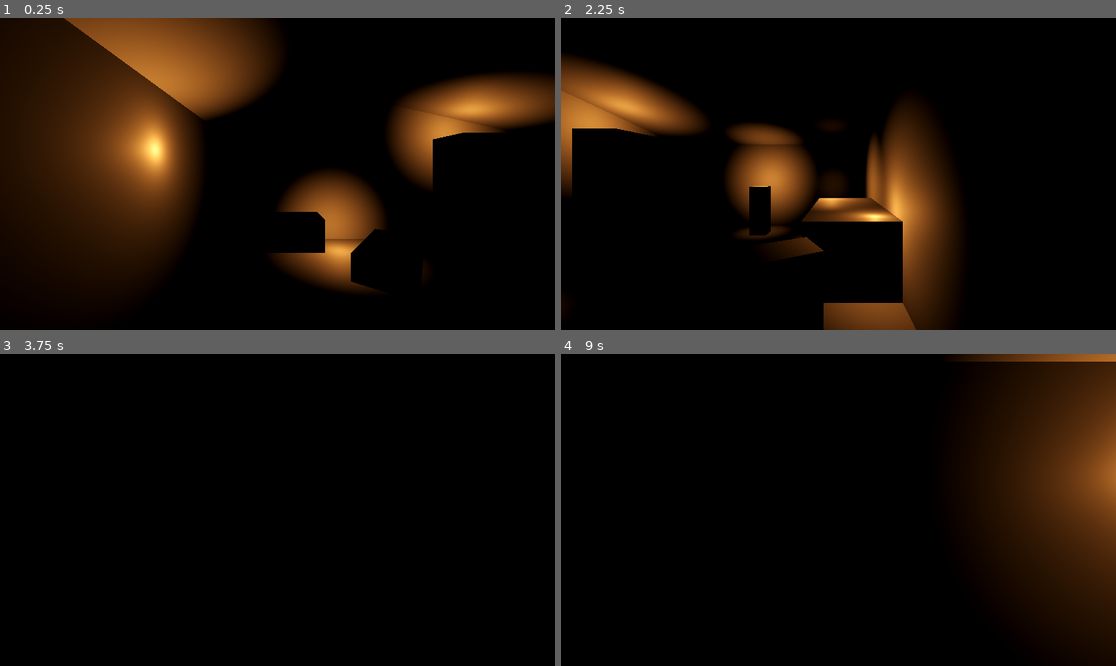
Above: before the commit, frames 1-4 (two rows, left to right).
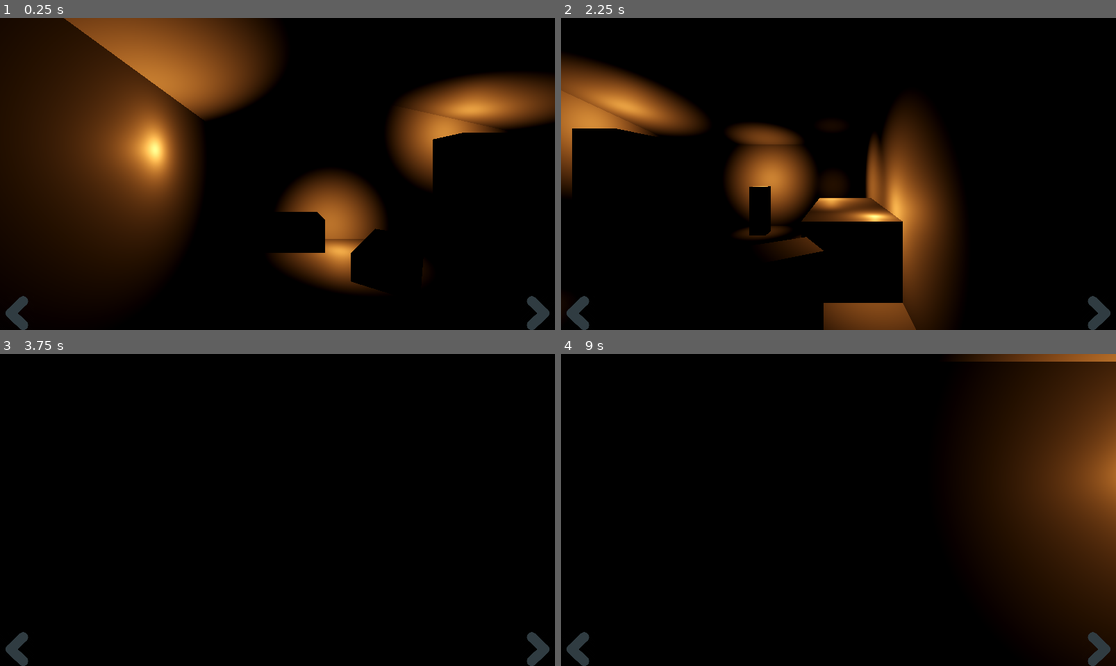
Above: after the commit, the same moments.

Repository: DeepRestGames/shadow-and-alchemy
Game: Godot game, scene res://Scenes/MainScene_Prototype01.tscn
The game is run twice, just before and just after one commit, with the same random seed, the same clock (stepped at 60 frames per second) and the same inputs.
Inputs (mouse positions are in pixels of both pictures, inside the frame that each line leads up to):
- Up to frame 1 (0.25 s): no input
- Up to frame 2 (2.25 s): click (577, 314) at 0.52 s; click (1099, 314) at 1.27 s; tap Enter at 2 s; move the mouse to (960, 158) at 2.02 s; hold D (turn_right) from 2.03 s (still down); click (960, 158) at 2.1 s
- Up to frame 3 (3.75 s): tap Space at 2.75 s; move the mouse to (166, 525) at 2.77 s; release D (turn_right) at 2.78 s; hold S (move_backward) 2.78-3.53 s; click (166, 525) at 2.85 s; tap Enter at 3.5 s; move the mouse to (333, 441) at 3.52 s; hold D (turn_right) from 3.53 s (still down); click (333, 441) at 3.6 s
- Up to frame 4 (9 s): tap Space at 4.25, 5.75 s; move the mouse to (810, 572) at 4.27 s; release D (turn_right) at 4.28 s; hold W (move_forward) 4.28-5.03 s; click (810, 572) at 4.35 s; tap Enter at 5 s; move the mouse to (1005, 556) at 5.02 s; hold A (turn_left) 5.03-6.53 s; click (1005, 556) at 5.1 s; move the mouse to (672, 463) at 5.77 s; click (672, 463) at 5.85 s; move the mouse to (866, 510) at 6.52 s; hold S (move_backward) 6.53-7.28 s; click (866, 510) at 6.6 s; move the mouse to (755, 432) at 7.27 s; hold D (turn_right) 7.28-8.03 s; click (755, 432) at 7.35 s; move the mouse to (960, 494) at 8.02 s; hold W (move_forward) 8.03-8.78 s; click (960, 494) at 8.1 s; move the mouse to (727, 525) at 8.77 s; hold D (turn_right) from 8.78 s (still down); click (727, 525) at 8.85 s

The runs differ from the first frame. In frame 1, 0.5% of the frame differs, in the area x 1-99%, y 89-100%; in frame 2, 0.5%; in frame 3, 0.5%; in frame 4, 0.5%.

Commit message:
Inventory System, HUD and inventory items as resources

Diff:
--- /dev/null
+++ b/Resources/InventoryItems/SaltBottle.tres
@@ -0,0 +1,9 @@
+[gd_resource type="Resource" script_class="InventoryItem" load_steps=3 format=3 uid="uid://cuiafakro6su"]
+
+[ext_resource type="Script" path="res://Scripts/InventorySystem/InventoryItemData.gd" id="1_wtm4s"]
+[ext_resource type="Texture2D" uid="uid://bole8v4e0270l" path="res://Icons/InventoryItemPlaceholder.png" id="1_x56p5"]
+
+[resource]
+script = ExtResource("1_wtm4s")
+item_name = "Salt Bottle"
+item_icon = ExtResource("1_x56p5")
--- a/Scenes/InteractionSystem/InteractionSystemTest.tscn
+++ b/Scenes/InteractionSystem/InteractionSystemTest.tscn
@@ -1,9 +1,10 @@
-[gd_scene load_steps=11 format=3 uid="uid://u041ieqpou71"]
+[gd_scene load_steps=12 format=3 uid="uid://u041ieqpou71"]
 
 [ext_resource type="Script" path="res://Scripts/InteractionSystem/Prop_Interaction.gd" id="1_38v8p"]
-[ext_resource type="Script" path="res://Scripts/InteractionSystem/InteractionSystem.gd" id="1_bm1sk"]
 [ext_resource type="Script" path="res://Scripts/InteractionSystem/Prop_Pickup.gd" id="2_6qrrl"]
 [ext_resource type="Script" path="res://Scripts/InteractionSystem/Prop_Focus.gd" id="3_rrgj2"]
+[ext_resource type="Resource" uid="uid://cuiafakro6su" path="res://Resources/InventoryItems/SaltBottle.tres" id="4_q26nq"]
+[ext_resource type="PackedScene" uid="uid://d1ngk84wlraoa" path="res://Scenes/Player.tscn" id="5_ggtcx"]
 
 [sub_resource type="ProceduralSkyMaterial" id="ProceduralSkyMaterial_0fie3"]
 sky_top_color = Color(0, 0, 0, 1)
@@ -72,8 +73,6 @@
 height = 0.3
 material = SubResource("StandardMaterial3D_gk8mo")
 script = ExtResource("2_6qrrl")
+inventory_item_data = ExtResource("4_q26nq")
 
-[node name="Player" type="Node3D" parent="."]
-
-[node name="InteractionSystem" type="Node3D" parent="Player"]
-script = ExtResource("1_bm1sk")
+[node name="Player" parent="." instance=ExtResource("5_ggtcx")]
--- /dev/null
+++ b/Scenes/InventorySystem/InventoryItemUI.tscn
@@ -0,0 +1,11 @@
+[gd_scene load_steps=2 format=3 uid="uid://clbeqqp2w6elr"]
+
+[ext_resource type="Script" path="res://Scripts/InventorySystem/InventoryItemUI.gd" id="1_nxoxs"]
+
+[node name="InventoryItemUI" type="TextureRect"]
+anchors_preset = 15
+anchor_right = 1.0
+anchor_bottom = 1.0
+grow_horizontal = 2
+grow_vertical = 2
+script = ExtResource("1_nxoxs")
--- a/Scenes/Player.tscn
+++ b/Scenes/Player.tscn
@@ -1,9 +1,66 @@
-[gd_scene load_steps=2 format=3 uid="uid://d1ngk84wlraoa"]
+[gd_scene load_steps=5 format=3 uid="uid://d1ngk84wlraoa"]
 
 [ext_resource type="Script" path="res://Scripts/Player.gd" id="1_h2fim"]
+[ext_resource type="Script" path="res://Scripts/InventorySystem/InventoryUI.gd" id="2_l70ck"]
+[ext_resource type="Texture2D" uid="uid://c777f04304wm4" path="res://Icons/ui_interface_user_user_interface_navigate_arrow_left-512-595134033.png" id="3_yjwpa"]
+[ext_resource type="Script" path="res://Scripts/InteractionSystem/InteractionSystem.gd" id="4_ek3df"]
 
 [node name="Player" type="Node3D"]
 script = ExtResource("1_h2fim")
 
+[node name="InteractionSystem" type="Node3D" parent="."]
+script = ExtResource("4_ek3df")
+
 [node name="Camera3D" type="Camera3D" parent="."]
 transform = Transform3D(1, 0, 0, 0, 1, 0, 0, 0, 1, 0, 0.4, 0)
+
+[node name="HUD" type="Control" parent="."]
+layout_mode = 3
+anchors_preset = 15
+anchor_right = 1.0
+anchor_bottom = 1.0
+grow_horizontal = 2
+grow_vertical = 2
+
+[node name="InventoryUI" type="Control" parent="HUD"]
+layout_mode = 1
+anchors_preset = 12
+anchor_top = 1.0
+anchor_right = 1.0
+anchor_bottom = 1.0
+offset_top = -70.0
+grow_horizontal = 2
+grow_vertical = 0
+script = ExtResource("2_l70ck")
+
+[node name="InventoryItemsCarousel" type="HBoxContainer" parent="HUD/InventoryUI"]
+layout_mode = 2
+anchor_right = 1.0
+anchor_bottom = 1.0
+offset_left = 76.0
+offset_right = -76.0
+grow_horizontal = 2
+grow_vertical = 2
+alignment = 1
+
+[node name="LeftArrow" type="TextureButton" parent="HUD/InventoryUI"]
+layout_mode = 2
+anchor_bottom = 1.0
+offset_right = 70.0
+grow_vertical = 2
+texture_normal = ExtResource("3_yjwpa")
+ignore_texture_size = true
+stretch_mode = 0
+flip_h = true
+
+[node name="RightArrow" type="TextureButton" parent="HUD/InventoryUI"]
+layout_mode = 2
+anchor_left = 1.0
+anchor_right = 1.0
+anchor_bottom = 1.0
+offset_left = -70.0
+grow_horizontal = 0
+grow_vertical = 2
+texture_normal = ExtResource("3_yjwpa")
+ignore_texture_size = true
+stretch_mode = 0
--- a/Scripts/InteractionSystem/Prop_Pickup.gd
+++ b/Scripts/InteractionSystem/Prop_Pickup.gd
@@ -1,5 +1,10 @@
 extends Prop
 
 
+@export var inventory_item_data: InventoryItemData
+
+
 func _interacted():
+	InventorySystem.add_item(inventory_item_data)
+
 	print("Item added to inventory!")
--- /dev/null
+++ b/Scripts/InventorySystem/InventoryItemData.gd
@@ -0,0 +1,5 @@
+class_name InventoryItemData
+extends Resource
+
+@export var item_name: String
+@export var item_icon: Texture2D
--- /dev/null
+++ b/Scripts/InventorySystem/InventoryItemUI.gd
@@ -0,0 +1,4 @@
+extends TextureRect
+
+
+# Handle Drag&Drop, using items, etc.
--- /dev/null
+++ b/Scripts/InventorySystem/InventorySystem.gd
@@ -0,0 +1,15 @@
+extends Node
+
+signal inventory_changed
+
+var inventory_items: Array[InventoryItemData]
+
+
+func add_item(item):
+	inventory_items.append(item)
+	inventory_changed.emit()
+
+
+func remove_item(item):
+	inventory_items.erase(item)
+	inventory_changed.emit()
--- /dev/null
+++ b/Scripts/InventorySystem/InventoryUI.gd
@@ -0,0 +1,29 @@
+extends Control
+
+@onready var inventory_items_carousel = $InventoryItemsCarousel
+@onready var inventory_item_scene = preload("res://Scenes/InventorySystem/InventoryItemUI.tscn")
+var inventory_items: Array[TextureRect]
+
+
+func _ready():
+	InventorySystem.inventory_changed.connect(_update_inventory_ui)
+
+
+func _update_inventory_ui():
+
+	# Clear current inventory items
+	for item in inventory_items:
+		item.queue_free()
+
+	inventory_items.clear()
+
+
+	# Add updated inventory items
+	for item in InventorySystem.inventory_items:
+		var current_item_texture = inventory_item_scene.instantiate()
+		current_item_texture.expand_mode = TextureRect.EXPAND_FIT_WIDTH
+		current_item_texture.texture = item.item_icon
+		current_item_texture.tooltip_text = item.item_name
+
+		inventory_items_carousel.add_child(current_item_texture)
+		inventory_items.append(current_item_texture)
--- a/project.godot
+++ b/project.godot
@@ -15,6 +15,10 @@
 run/main_scene="res://Scenes/MainScene_Prototype01.tscn"
 config/features=PackedStringArray("4.2", "GL Compatibility")
 config/icon="res://icon.svg"
+
+[autoload]
+
+InventorySystem="*res://Scripts/InventorySystem/InventorySystem.gd"
 
 [input]
 
Binary file added: Icons/InventoryItemPlaceholder.png
Not shown, added: Icons/InventoryItemPlaceholder.png.import
Binary file added: Icons/ui_interface_user_user_interface_navigate_arrow_left-512-595134033.png
Not shown, added: Icons/ui_interface_user_user_interface_navigate_arrow_left-512-595134033.png.import
